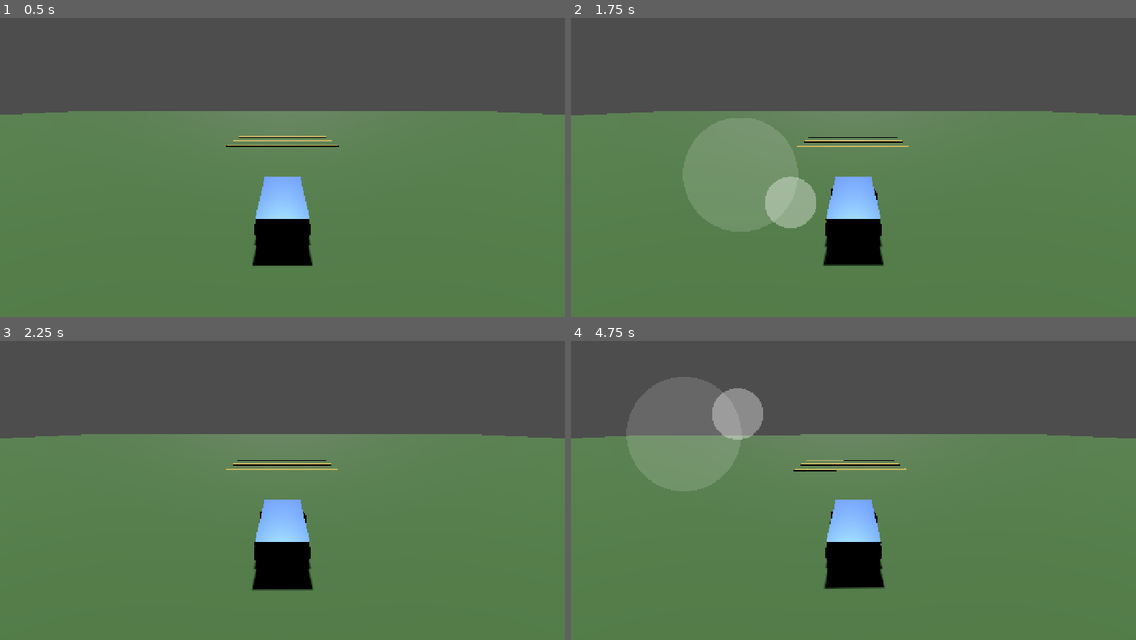
Above: before the commit, frames 1-4 (two rows, left to right).
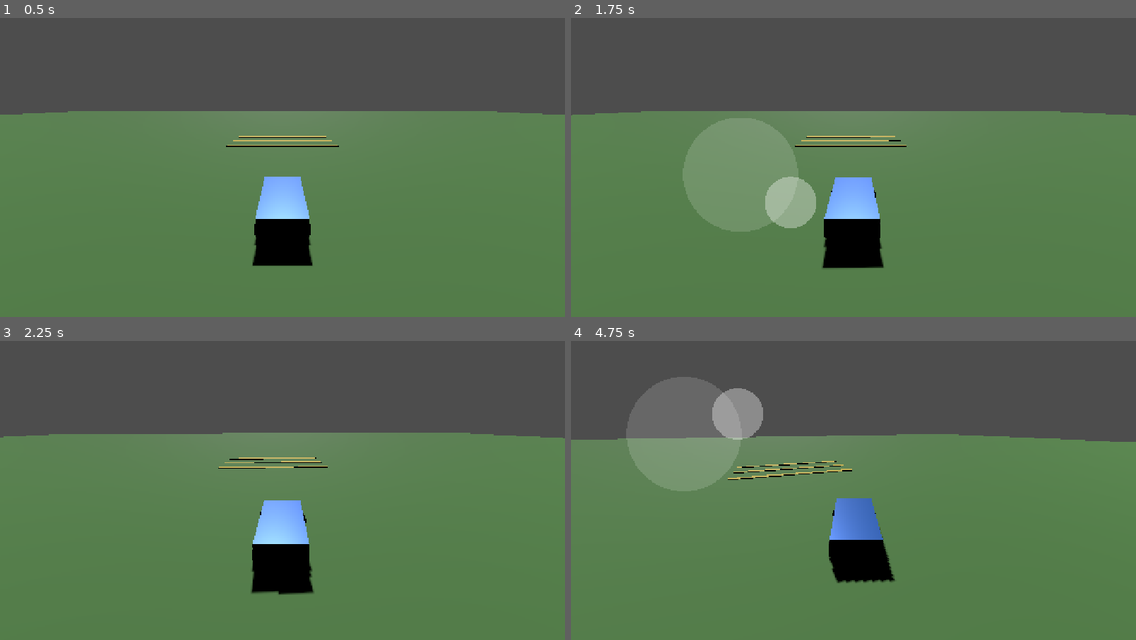
Above: after the commit, the same moments.

Repository: mihaelaradu1005-source/RacerMobile
Game: Godot game, scene res://scenes/world.tscn
The game is run twice, just before and just after one commit, with the same random seed, the same clock (stepped at 60 frames per second) and the same inputs.
Inputs (mouse positions are in pixels of both pictures, inside the frame that each line leads up to):
- Up to frame 1 (0.5 s): no input
- Up to frame 2 (1.75 s): move the mouse to (977, 143) at 0.52 s; hold D (move_right) 0.53-1.25 s; click (977, 143) at 0.67 s; tap Enter at 1.25 s; drag from (740, 173) to (825, 221) at 1.27 s
- Up to frame 3 (2.25 s): move the mouse to (339, 412) at 2.02 s; hold D (move_right) from 2.03 s (still down)
- Up to frame 4 (4.75 s): release D (move_right) at 2.75 s; drag from (825, 544) to (684, 433) at 2.77 s; move the mouse to (1023, 529) at 3.52 s; hold A (move_left) 3.53-4.25 s; drag from (684, 433) to (768, 400) at 4.27 s

Frame 1 is identical in both runs. In frame 2, 0.7% of the frame differs, in the area x 0-99%, y 31-84%; in frame 3, 1.3%; in frame 4, 3.2%, in the area x 0-100%, y 31-84%.

Commit message:
fix: vehicle tuning — real acceleration, stable steering (no spin)
First on-device test: car crawled (~5 km/h) and circled on any steer.
Root cause: engine force far too weak for the mass, low grip, RWD.

- max_engine_force 260 -> 2200 (was ~30x too weak for 800 kg)
- wheel_friction_slip 3.5 -> 9.0 on all wheels; all 4 wheels now traction (AWD)
- max_steer_angle 0.6 -> 0.45; add speed-sensitive steering (down to 35% at
  high speed) so it can't spin out
- Joystick confirmed correct via tests/joystick_test (up=forward, right=+x,
  release resets); the bug was vehicle dynamics, not input
- input_path_test now drives forward + turns: 0->96 km/h straight in ~3s,
  controlled arc on full steer

Co-Authored-By: Claude Opus 4.8 <noreply@anthropic.com>

Diff:
--- a/scenes/car.tscn
+++ b/scenes/car.tscn
@@ -36,11 +36,11 @@
 
 [node name="WheelFL" type="VehicleWheel3D" parent="."]
 transform = Transform3D(1, 0, 0, 0, 1, 0, 0, 0, 1, -0.85, -0.25, 1.35)
-use_as_traction = false
+use_as_traction = true
 use_as_steering = true
 wheel_radius = 0.35
 wheel_rest_length = 0.25
-wheel_friction_slip = 3.5
+wheel_friction_slip = 9.0
 suspension_travel = 0.3
 suspension_stiffness = 30.0
 suspension_max_force = 8000.0
@@ -53,11 +53,11 @@
 
 [node name="WheelFR" type="VehicleWheel3D" parent="."]
 transform = Transform3D(1, 0, 0, 0, 1, 0, 0, 0, 1, 0.85, -0.25, 1.35)
-use_as_traction = false
+use_as_traction = true
 use_as_steering = true
 wheel_radius = 0.35
 wheel_rest_length = 0.25
-wheel_friction_slip = 3.5
+wheel_friction_slip = 9.0
 suspension_travel = 0.3
 suspension_stiffness = 30.0
 suspension_max_force = 8000.0
@@ -74,7 +74,7 @@
 use_as_steering = false
 wheel_radius = 0.35
 wheel_rest_length = 0.25
-wheel_friction_slip = 3.5
+wheel_friction_slip = 9.0
 suspension_travel = 0.3
 suspension_stiffness = 30.0
 suspension_max_force = 8000.0
@@ -91,7 +91,7 @@
 use_as_steering = false
 wheel_radius = 0.35
 wheel_rest_length = 0.25
-wheel_friction_slip = 3.5
+wheel_friction_slip = 9.0
 suspension_travel = 0.3
 suspension_stiffness = 30.0
 suspension_max_force = 8000.0
--- a/scripts/car.gd
+++ b/scripts/car.gd
@@ -11,16 +11,16 @@
 #   stick left/right = steer
 
 ## Peak drive force applied to the traction wheels (Newtons-ish).
-@export var max_engine_force: float = 260.0
+@export var max_engine_force: float = 2200.0
 
 ## Brake force applied when reversing against forward motion.
-@export var max_brake_force: float = 40.0
+@export var max_brake_force: float = 60.0
 
-## Maximum steering angle in radians (~0.6 rad ≈ 35°).
-@export var max_steer_angle: float = 0.6
+## Maximum steering angle in radians (~0.45 rad ≈ 26°).
+@export var max_steer_angle: float = 0.45
 
 ## How fast the wheels turn toward the target steering angle (rad/s of input).
-@export var steer_speed: float = 4.0
+@export var steer_speed: float = 3.0
 
 # The on-screen touch joystick, if present (found by group at runtime).
 var _joystick: Node = null
@@ -59,8 +59,14 @@
 		engine_force = throttle * max_engine_force
 		brake = 0.0
 
+	# Reduce steering authority as speed rises so the car doesn't spin out at
+	# high speed, while staying nimble when slow. Full angle up to ~easing, down
+	# to 35% at high speed.
+	var speed := linear_velocity.length()
+	var speed_factor := clampf(1.0 - speed / 40.0, 0.35, 1.0)
+
 	# Ease the steering toward the target angle so turns aren't instant.
 	# Positive steering turns the car toward +X (driver's right), so pushing the
 	# stick right (input.x > 0) maps straight through.
-	var target_steer := input.x * max_steer_angle
+	var target_steer := input.x * max_steer_angle * speed_factor
 	steering = move_toward(steering, target_steer, steer_speed * delta)
--- a/tests/input_path_test.gd
+++ b/tests/input_path_test.gd
@@ -30,19 +30,29 @@
 func _physics_process(_delta: float) -> void:
 	_frames += 1
 
-	# Simulate a thumb holding the stick fully "up" = forward.
+	# Simulate a thumb on the stick: first straight up (forward) to build speed,
+	# then up-and-right (forward + steer) to check turning is controlled.
+	var phase := "FORWARD"
 	if _joy != null:
-		_joy.output = Vector2(0.0, -1.0)
+		if _frames <= 120:
+			_joy.output = Vector2(0.0, -1.0)
+		else:
+			_joy.output = Vector2(0.7, -0.7)
+			phase = "FWD+RIGHT"
 
 	if _frames % 30 == 0:
-		var spd := 0.0
+		var kmh := 0.0
+		var xx := 0.0
 		var zz := 0.0
+		var yaw := 0.0
 		if _car != null:
-			spd = _car.linear_velocity.length()
+			kmh = _car.linear_velocity.length() * 3.6
+			xx = _car.global_position.x
 			zz = _car.global_position.z
-		print("frame=%d  joy_found=%s  car_found=%s  z=%.2f  speed=%.2f" % [
-			_frames, str(_joy != null), str(_car != null), zz, spd])
+			yaw = rad_to_deg(_car.rotation.y)
+		print("frame=%d  %s  speed=%.1f km/h  x=%.1f  z=%.1f  yaw=%.0f" % [
+			_frames, phase, kmh, xx, zz, yaw])
 
-	if _frames >= 150:
+	if _frames >= 300:
 		print("INPUTTEST DONE")
 		get_tree().quit()
--- /dev/null
+++ b/tests/joystick_test.gd
@@ -0,0 +1,52 @@
+extends Node
+
+# Feeds synthetic touch events straight into the virtual joystick and prints
+# its output, to confirm: up = forward (negative y), right = positive x, and
+# releasing resets to zero (no "stuck" state that would make the car circle).
+
+var joy: Control
+var step: int = 0
+
+
+func _ready() -> void:
+	joy = get_tree().get_first_node_in_group("joystick")
+
+
+func _report(label: String) -> void:
+	print("%s -> output=(%.2f, %.2f)  finger_index=%d" % [
+		label, joy.output.x, joy.output.y, joy._finger_index])
+
+
+func _physics_process(_d: float) -> void:
+	step += 1
+	match step:
+		2:
+			print("joystick size = ", joy.size)
+			var t := InputEventScreenTouch.new()
+			t.index = 0
+			t.pressed = true
+			t.position = Vector2(200, 400)   # left half -> place stick here
+			joy._input(t)
+			_report("press(200,400)")
+		4:
+			var dr := InputEventScreenDrag.new()
+			dr.index = 0
+			dr.position = Vector2(200, 250)  # 150 px UP  -> expect forward
+			joy._input(dr)
+			_report("drag up   ")
+		6:
+			var dr := InputEventScreenDrag.new()
+			dr.index = 0
+			dr.position = Vector2(350, 400)  # 150 px RIGHT -> expect +x
+			joy._input(dr)
+			_report("drag right")
+		8:
+			var t := InputEventScreenTouch.new()
+			t.index = 0
+			t.pressed = false
+			t.position = Vector2(350, 400)
+			joy._input(t)
+			_report("release   ")
+		10:
+			print("JOYTEST DONE")
+			get_tree().quit()
--- /dev/null
+++ b/tests/joystick_test.tscn
@@ -0,0 +1,11 @@
+[gd_scene load_steps=3 format=3 uid="uid://cjoystick0test2ph"]
+
+[ext_resource type="PackedScene" path="res://scenes/world.tscn" id="1_world"]
+[ext_resource type="Script" path="res://tests/joystick_test.gd" id="2_test"]
+
+[node name="JoystickTest" type="Node"]
+
+[node name="World" parent="." instance=ExtResource("1_world")]
+
+[node name="Tester" type="Node" parent="."]
+script = ExtResource("2_test")
--- a/tests/vehicle_test.gd
+++ b/tests/vehicle_test.gd
@@ -17,25 +17,25 @@
 
 
 func _physics_process(_delta: float) -> void:
-	_car.engine_force = 260.0     # full throttle
 	_frames += 1
 
-	# After a short run-up, steer with a POSITIVE steering value so we can read
-	# which way positive steering actually turns the car (driver's right = +X).
-	if _frames > 60:
-		_car.steering = 0.3
+	# Full throttle throughout, using the car's own tuned peak force.
+	_car.engine_force = _car.max_engine_force
+
+	# Phase A (straight) then Phase B: full steer, to check it makes a controlled
+	# arc rather than an instant spin-out ("donut").
+	var phase := "STRAIGHT"
+	if _frames > 180:
+		_car.steering = _car.max_steer_angle
+		phase = "TURNING"
 
 	if _frames % 30 == 0:
-		var in_contact := 0
-		for child in _car.get_children():
-			if child is VehicleWheel3D and child.is_in_contact():
-				in_contact += 1
-		var fwd_speed := _car.global_transform.basis.z.dot(_car.linear_velocity)
+		var speed_kmh := _car.linear_velocity.length() * 3.6
 		var yaw_deg := rad_to_deg(_car.rotation.y)
-		print("frame=%d  x=%.2f  z=%.2f  fwd_speed=%.2f  yaw=%.1f  wheels=%d" % [
-			_frames, _car.global_position.x, _car.global_position.z, fwd_speed, yaw_deg, in_contact
+		print("frame=%d  %s  speed=%.1f km/h  x=%.1f  z=%.1f  yaw=%.0f" % [
+			_frames, phase, speed_kmh, _car.global_position.x, _car.global_position.z, yaw_deg
 		])
 
-	if _frames >= 240:
+	if _frames >= 330:
 		print("SELFTEST DONE")
 		get_tree().quit()
Not shown, added: tests/joystick_test.gd.uid
Not shown, changed: PROGRESS.md
